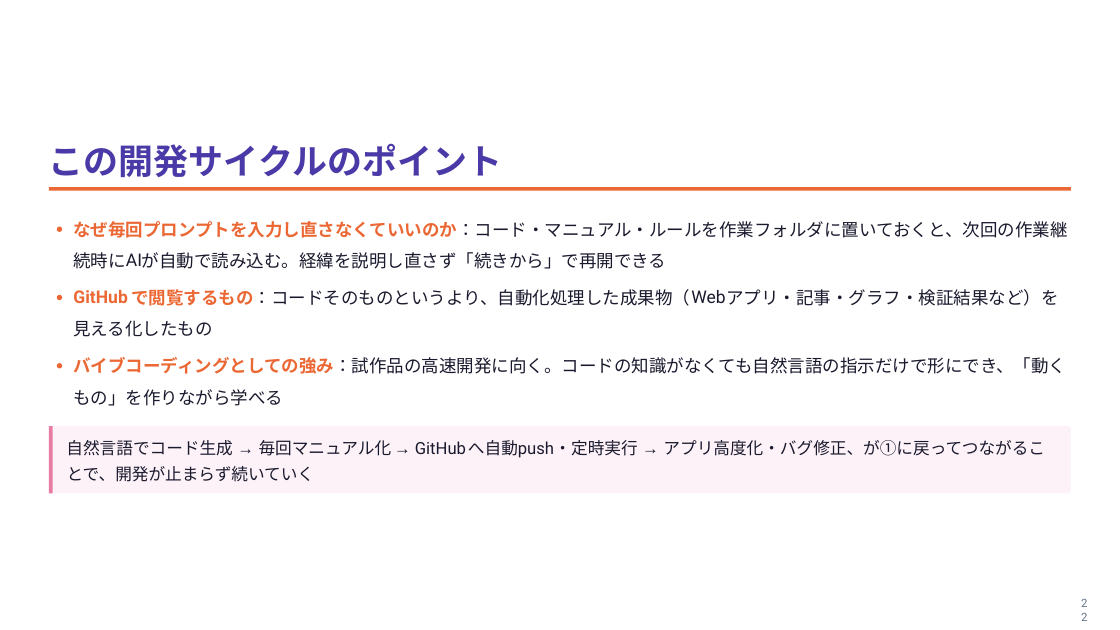
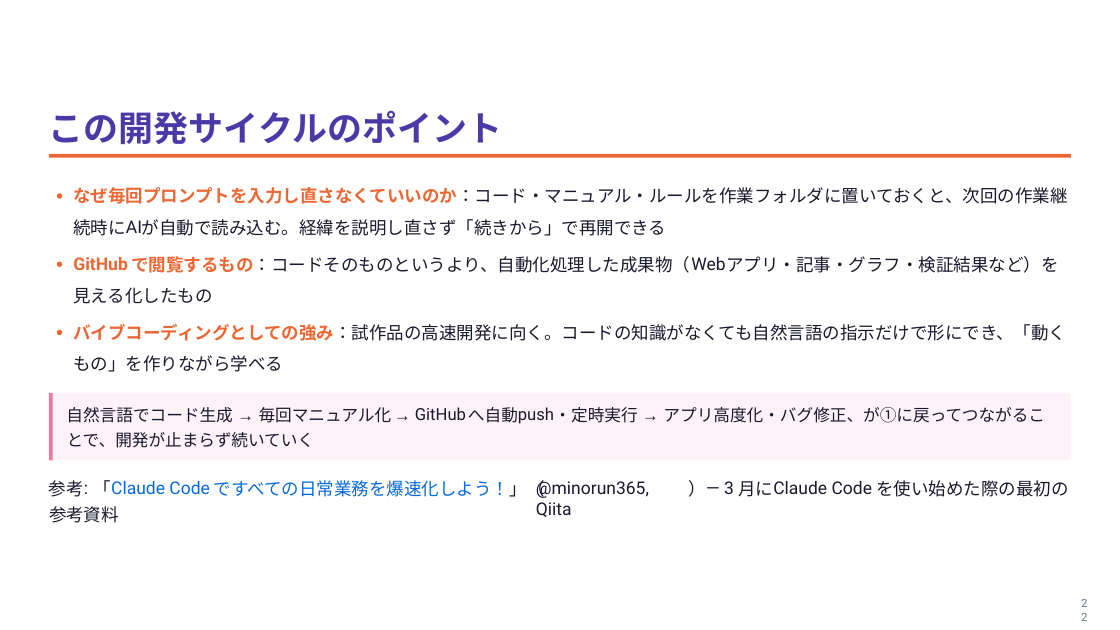
Before and after one commit to masauehr/marp_slides, a slide deck: slide 22 of slides/2026-09-18-vibe-coding-multicolor.pptx. Drawn at 1120x630 pixels with LibreOffice and Linux fonts; fonts in the diff are those of the drawing. Boxes give left, top, right and bottom in pixels: in the first picture for what was removed or moved away, otherwise in the second. Text is boxed around its words. In the diff, an @@ line names an element or a change of style, - is before the commit and + after.

```diff
--- a/slides/2026-09-18-vibe-coding-multicolor.pptx
+++ b/slides/2026-09-18-vibe-coding-multicolor.pptx
@@ 20 texts, 6 freeform shapes: place and size @@
-20 texts, 6 freeform shapes at bbox=[49, 187, 1071, 493]
+20 texts, 6 freeform shapes at bbox=[49, 154, 1071, 460]
@@ 3 texts: place and size @@
-3 texts at bbox=[49, 144, 1067, 406]
+3 texts at bbox=[49, 111, 1067, 372]
@@ text added at bbox=[84, 477, 102, 497], 15 pt, text #1A1A2E @@
+:
@@ text added at bbox=[689, 478, 707, 496], 15 pt, text #1A1A2E @@
+）
@@ text added at bbox=[49, 480, 84, 497], 15 pt, text #1A1A2E @@
+参考
@@ text added at bbox=[49, 506, 119, 523], 15 pt, text #1A1A2E @@
+参考資料
@@ text added at bbox=[94, 480, 111, 492], 15 pt, text #1A1A2E @@
+「
@@ text added at bbox=[111, 481, 209, 494], 15 pt, text #0969DA @@
+Claude Code
@@ text added at bbox=[214, 480, 545, 498], 15 pt, text #0969DA @@
+ですべての⽇常業務を爆速化しよう！」（
@@ text added at bbox=[536, 480, 649, 517], 15 pt, text #1A1A2E @@
+@minorun365, Qiita
@@ text added at bbox=[724, 481, 734, 494], 15 pt, text #1A1A2E @@
+― 3
@@ text added at bbox=[738, 481, 773, 497], 15 pt, text #1A1A2E @@
+⽉に
@@ text added at bbox=[773, 481, 872, 494], 15 pt, text #1A1A2E @@
+Claude Code
@@ text added at bbox=[876, 480, 1068, 497], 15 pt, text #1A1A2E @@
+を使い始めた際の最初の
```
Also in this commit, not shown: 5 other files.
